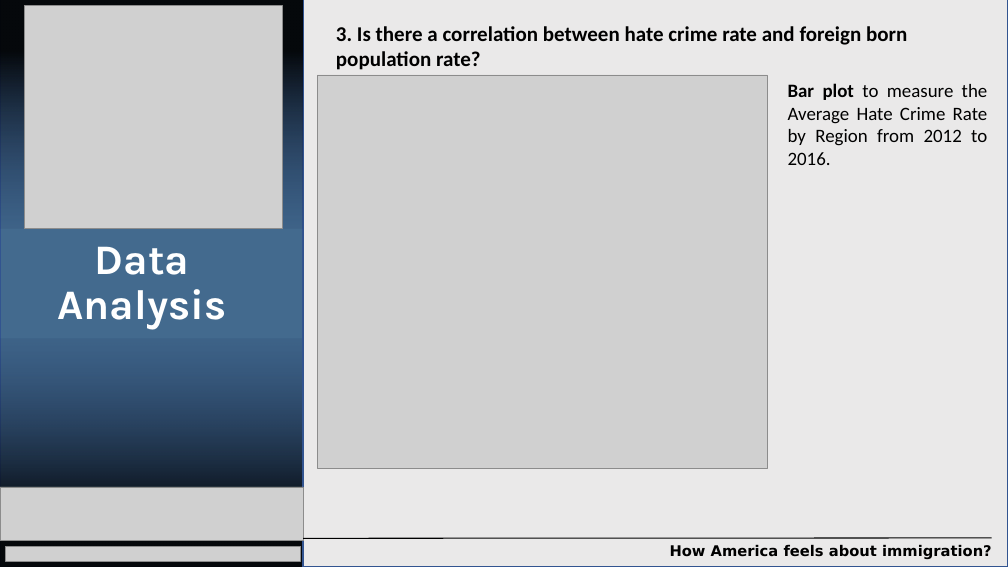
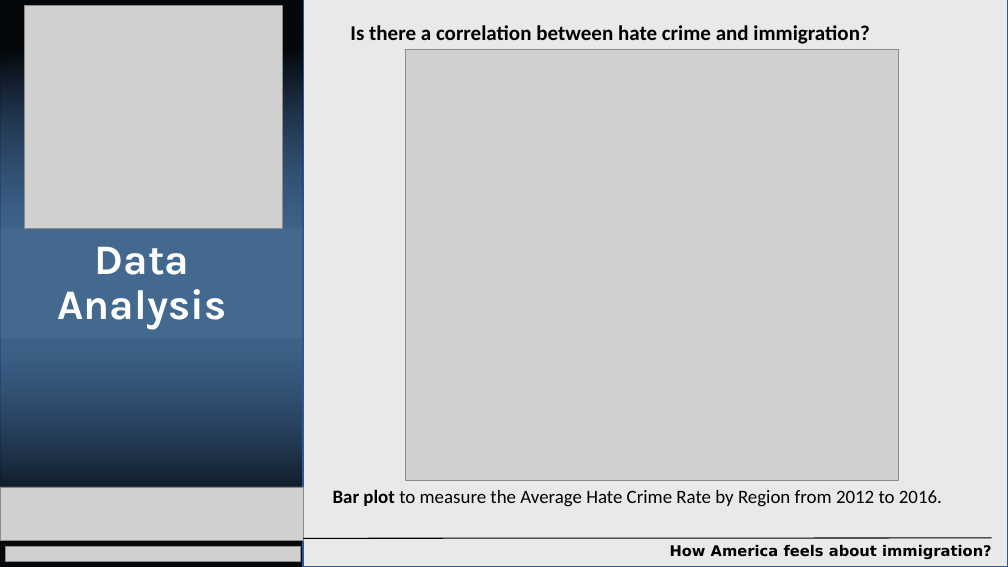
Before and after one commit to jmendiola84/Team_5, a slide deck: slide 14 of Project1-DataAnalytics.pptx (slide 11 before the commit). Drawn at 1008x567 pixels with LibreOffice and Linux fonts; fonts in the diff are those of the drawing; grey boxes stand for pictures; background and template pictures are left out. Boxes give left, top, right and bottom in pixels: in the first picture for what was removed or moved away, otherwise in the second. Text is boxed around its words. In the diff, an @@ line names an element or a change of style, - is before the commit and + after.

```diff
--- a/Project1-DataAnalytics.pptx
+++ b/Project1-DataAnalytics.pptx
@@ text at (x1=350, y1=25, x2=869, y2=44): text changed @@
-3. Is there a correlation between hate crime rate and foreign born population rate?
+Is there a correlation between hate crime and immigration?
@@ picture resized from (x1=318, y1=75, x2=768, y2=468) to (x1=405, y1=49, x2=899, y2=481) @@
@@ text "Bar plot to measure the ..." rewrapped from (x1=788, y1=83, x2=988, y2=165) to (x1=333, y1=489, x2=942, y2=507) @@
```
Also in this commit, not shown: 12 other slides changed, 7 slides added.
